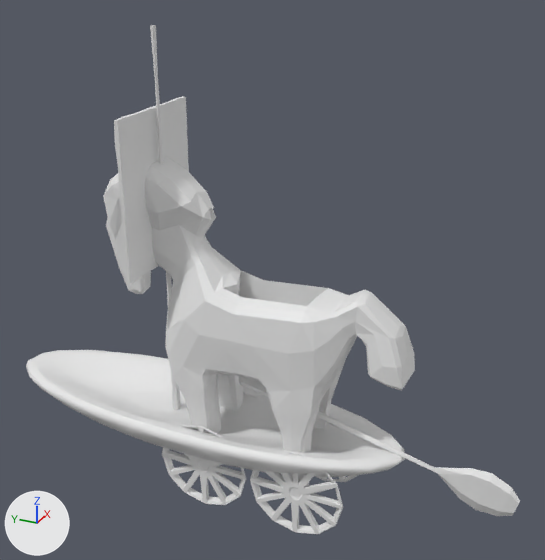
What one commit did to the Blender file truck-town-demo/Vehicles.blend.
Camera for both pictures: a camera (50 mm lens) standing at (-8.83, -4.33, 7.3) and looking at (0.23, -0.25, 2.77). Arrows for +X, +Y and +Z are at lower left; the lights stay in place. The older version comes first.

The first picture shows 'Boat_body', 'Boat_mast', 'Boat_paddle_front', 'Boat_sail', 'horse_body', 'horse_wheel_b_l', 'horse_wheel_f_l' and 2 more.
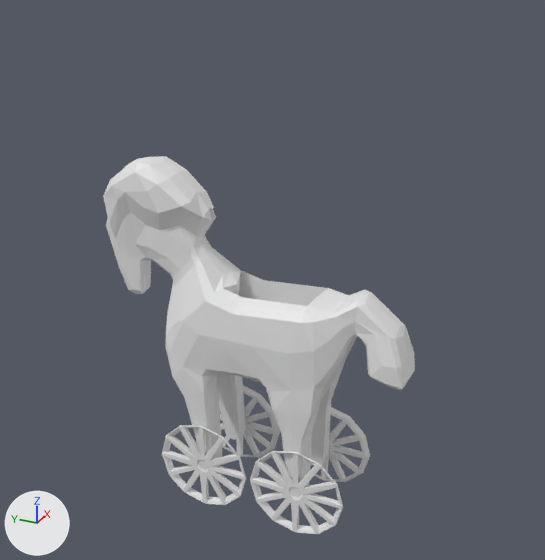
What the commit changed:
Object 'Boat_body' (ob_boat_body) is now hidden.
Object 'Boat_mast' (ob_boat_mast) is now hidden.
Object 'Boat_sail' (ob_boat_sail) is now hidden.
Object 'Boat_paddle_front' (ob_boat_paddle_front) is now hidden.

Changed parts and their boxes [x1, y1, x2, y2] in the pictures (545 x 560 px):
'Boat_body', hidden
    before: [26, 350, 405, 477]
'Boat_sail', hidden
    before: [114, 96, 189, 285]
'Boat_paddle_front', hidden
    before: [238, 377, 520, 516]
'Boat_mast', hidden
    before: [150, 25, 181, 410]
'horse_wheel_b_r', unchanged, uncovered by the edit
    before: [318, 407, 359, 482]
    after: [310, 407, 370, 482]
'horse_wheel_f_r', unchanged, uncovered by the edit
    before: [243, 386, 260, 398]
    after: [219, 385, 280, 458]
